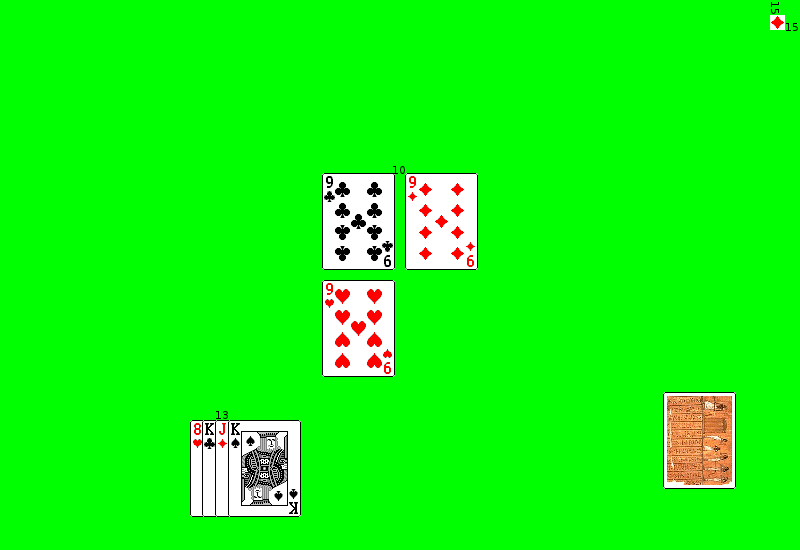
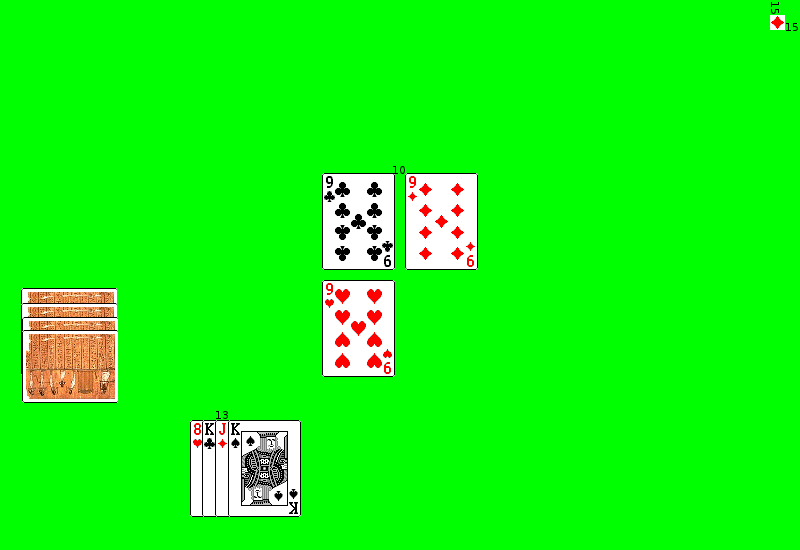
Layers edited between the first and the second 800 x 550 image:
added layer "book4" above "book3" over left=22, top=330, right=118, bottom=403
added layer "book3" above "book2" over left=22, top=317, right=118, bottom=390
added layer "book2" above "book1" over left=21, top=303, right=117, bottom=375
painted on "book1" over left=21, top=288, right=736, bottom=489
